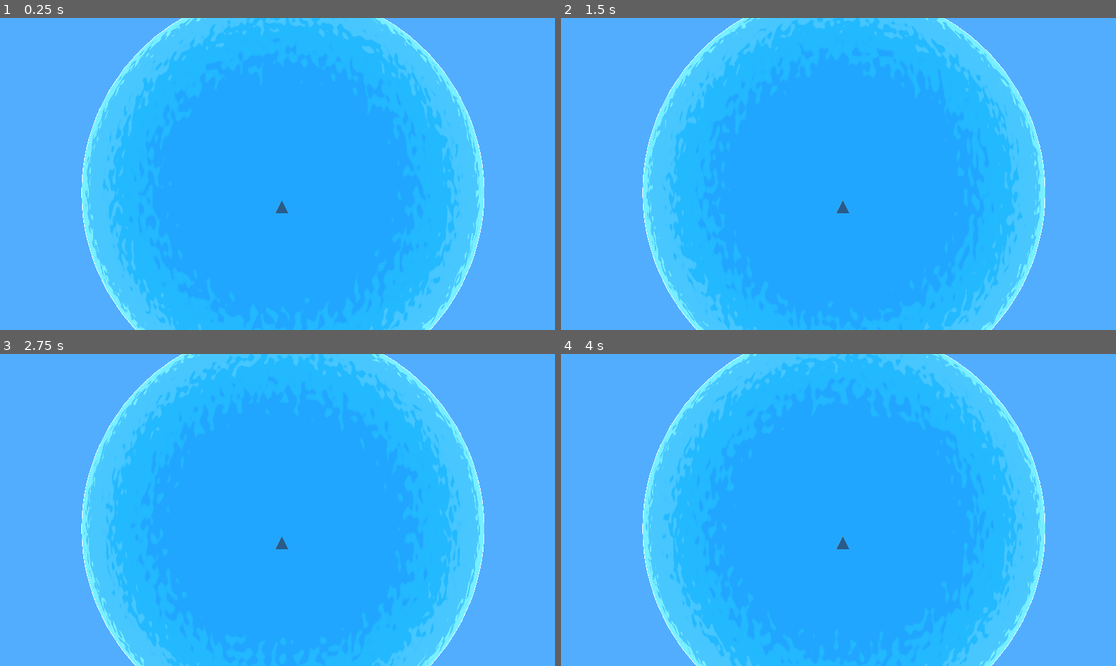
Above: before the commit, frames 1-4 (two rows, left to right).
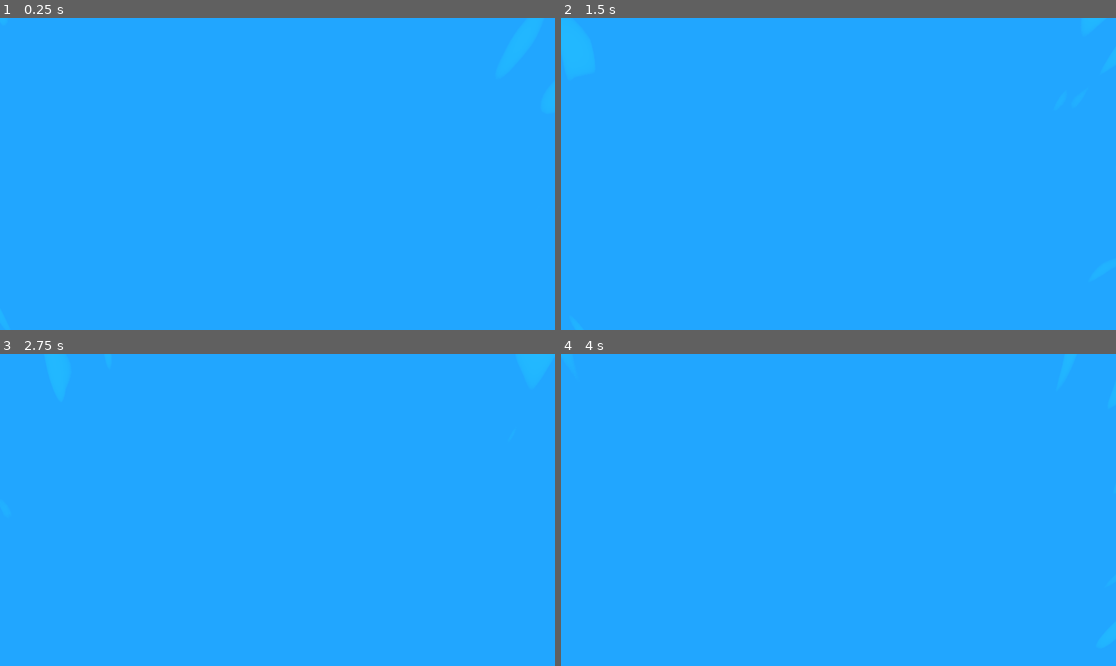
Above: after the commit, the same moments.

Repository: punchcafe/g-zero
Game: Godot game, scene res://sandbox/sandbox.tscn
Two runs of this game, one before a commit and one after it. Both use one fixed random seed, a clock stepped at 60 frames per second and the inputs below. This scene is started directly instead of the project's main scene.
Inputs (mouse positions are in pixels of both pictures, inside the frame that each line leads up to):
- Up to frame 1 (0.25 s): no input
- Up to frame 2 (1.5 s): tap Enter at 0.5 s; move the mouse to (960, 158) at 0.52 s; hold Shift 0.53-1.25 s; click (960, 158) at 0.67 s; drag from (727, 189) to (810, 236) at 1.27 s
- Up to frame 3 (2.75 s): move the mouse to (333, 441) at 2.02 s; tap Ctrl at 2.1 s; click (333, 441) at 2.17 s
- Up to frame 4 (4 s): drag from (810, 572) to (672, 463) at 2.77 s; move the mouse to (1005, 556) at 3.52 s; tap Alt at 3.6 s; click (1005, 556) at 3.67 s

The runs differ from the first frame. In frame 1, 50% of the frame differs, in the area x 0-100%, y 0-100%; in frame 2, 50%; in frame 3, 50%; in frame 4, 50%.

Commit message:
fix: fix mesh rotation for top down view on GZero

Diff:
--- a/sandbox/gamma_zero.gd
+++ b/sandbox/gamma_zero.gd
@@ -8,10 +8,13 @@
 
 func _physics_process(delta: float) -> void:
 	var translation := Input.get_vector("legs_left", "legs_right", "legs_up", "legs_down")
+	if translation.length() < 0.05:
+		return
 	_vector = _vector.translate(translation * 0.2)
 	self.position = _vector.cartesian_position()
 
-	self.rotation = Vector3(0, _vector._coordinate.fi, -1 * _vector._coordinate.theta)
+	self.rotation = _vector._rotation()
+	$mesh.rotation = Vector3(PI/2, (-1 * translation.angle()) + PI, 0)
 
 func _process(delta) -> void:
 	pass
--- a/sandbox/sphere_surface_vector.gd
+++ b/sandbox/sphere_surface_vector.gd
@@ -24,6 +24,9 @@
 func _circumference() -> float:
 	return 2.0 * PI * _coordinate.radius
 
+func _rotation() -> Vector3:
+	return Vector3(0, _coordinate.fi, -1 * _coordinate.theta)
+
 # returns the radius of the ring slice at the given theta.
 func _polar_circumference() -> float:
 	var radius := sin(_coordinate.theta) * _coordinate.radius
